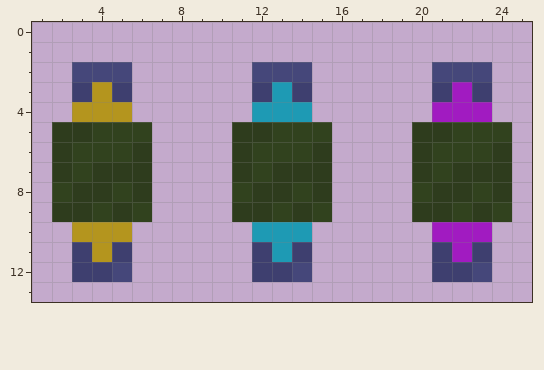
Two states of a pixel-art sprite, images/playerbodyupper-sheet1.png. Above: the version before the commit.
The file is 32x32 pixels. Shown: x 1..25, y 0..13.
Now the later version:
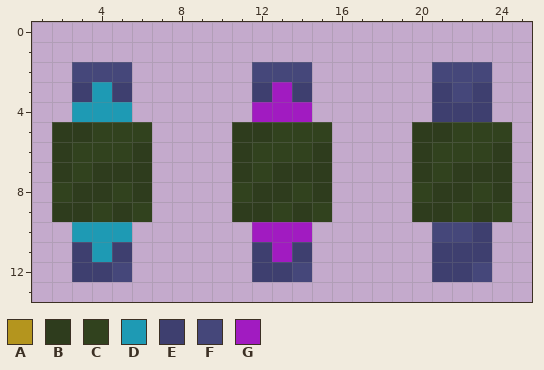
Palette (. is transparent): A #b4951e  B #2e3c1d  C #31421e  D #1e9ab4  E #3e3f6f  F #45477a  G #a11bc1
The exact change:
@@ x 1..25 @@
  2 ..FFF......FFF......FFF..
- 3 ..EAE......EDE......EGE..
- 4 ..AAA......DDD......GGG..
+ 3 ..EDE......EGE......EFE..
+ 4 ..DDD......GGG......EEE..
  5 .BBCCC....BBCCC....BBCCC.
@@ x 1..25 @@
  9 .BBCBC....BBCBC....BBCBC.
-10 ..AAA......DDD......GGG..
-11 ..EAE......EDE......EGE..
+10 ..DDD......GGG......FFE..
+11 ..EDE......EGE......EEE..
 12 ..EEF......EEF......EEF..
Pixel boxes of the changes (left, top, right, bottom) in both pictures:
changed: (72, 82, 132, 122)
changed: (252, 82, 312, 122)
changed: (432, 82, 492, 122)
changed: (72, 222, 132, 262)
changed: (252, 222, 312, 262)
changed: (432, 222, 492, 262)
